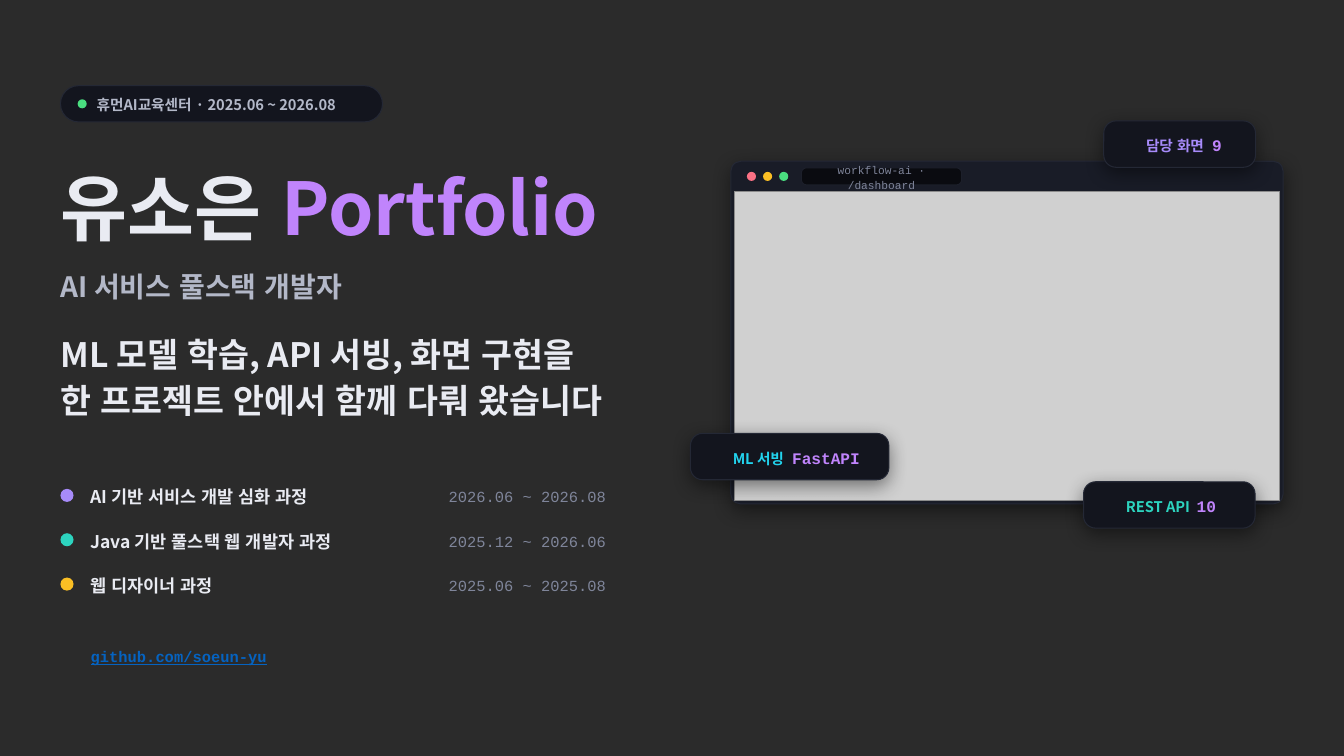
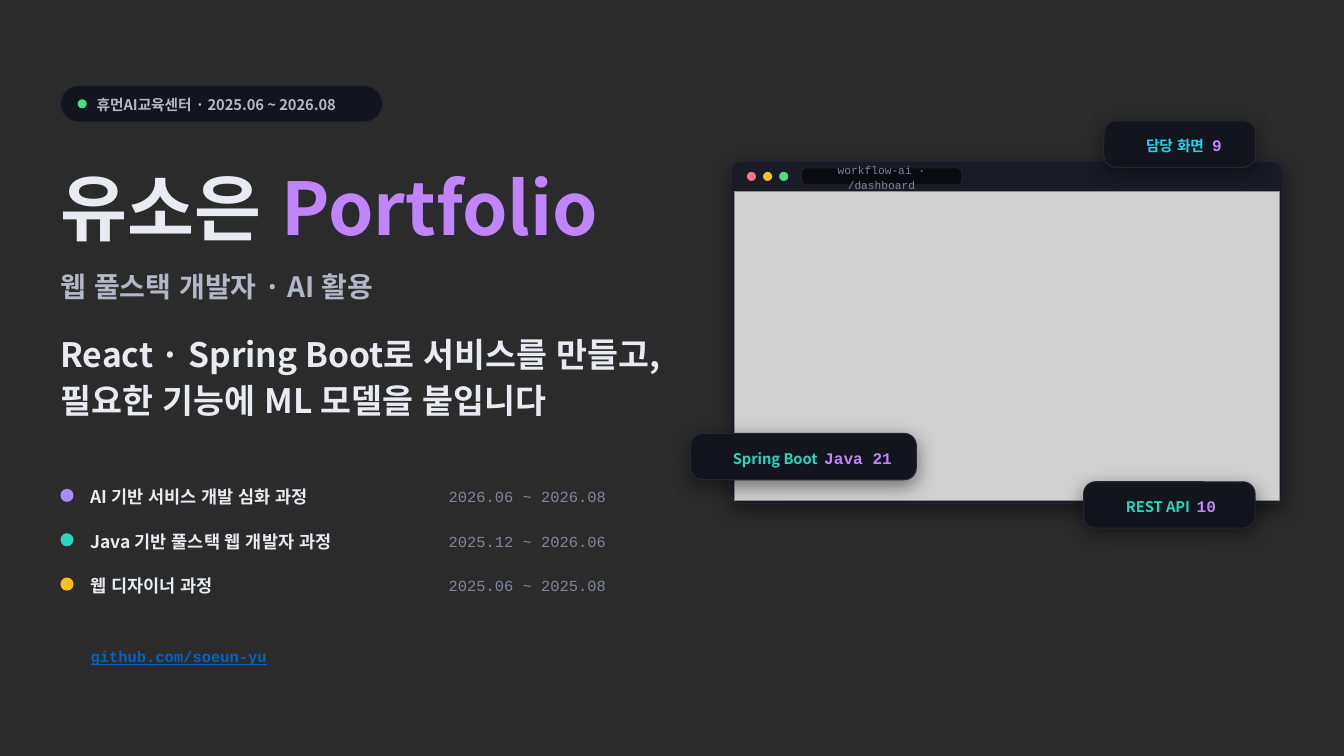
Before and after one commit to soeun-yu/soeun-yu.github.io, a slide deck: slide 1 of 유소은_포트폴리오.pptx. Drawn at 1344x756 pixels with LibreOffice and Linux fonts; fonts in the diff are those of the drawing; grey boxes stand for pictures; background and template pictures are left out; a plain dark background stands for a picture behind light text. Boxes give left, top, right and bottom in pixels: in the first picture for what was removed or moved away, otherwise in the second. Text is boxed around its words. In the diff, an @@ line names an element or a change of style, - is before the commit and + after.

```diff
--- a/유소은_포트폴리오.pptx
+++ b/유소은_포트폴리오.pptx
@@ text "담당 화면 9" at box(1146, 138, 1222, 153): text colour #A78BFA to #22D3EE in "담당 화면" @@
@@ text at box(60, 273, 373, 300): text changed @@
-AI 서비스 풀스택 개발자
+웹 풀스택 개발자 · AI 활용
@@ text at box(60, 339, 661, 416): text changed @@
-ML 모델 학습, API 서빙, 화면 구현을
-한 프로젝트 안에서 함께 다뤄 왔습니다
+React · Spring Boot로 서비스를 만들고,
+필요한 기능에 ML 모델을 붙입니다
@@ rounded rectangle: place and size @@
-rounded rectangle at box(691, 434, 889, 480)
+rounded rectangle at box(691, 434, 917, 480)
@@ text at box(733, 452, 892, 468): text changed; size 11.5 to 10.5 pt; font Courier New to Noto Sans CJK KR; text colour #C084FC to #2DD4BF @@
-ML 서빙 FastAPI
+Spring Boot Java 21
```
Also in this commit, not shown: 10 other slides changed, 4 slides added, 2 other files.
